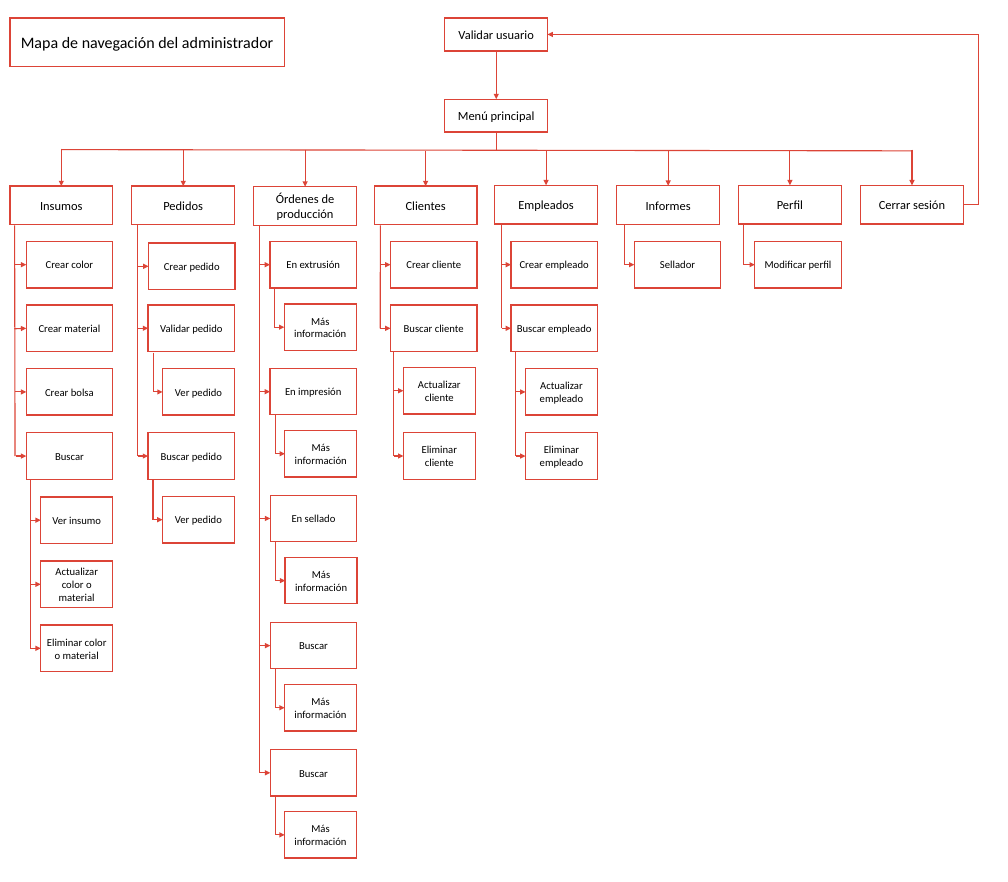
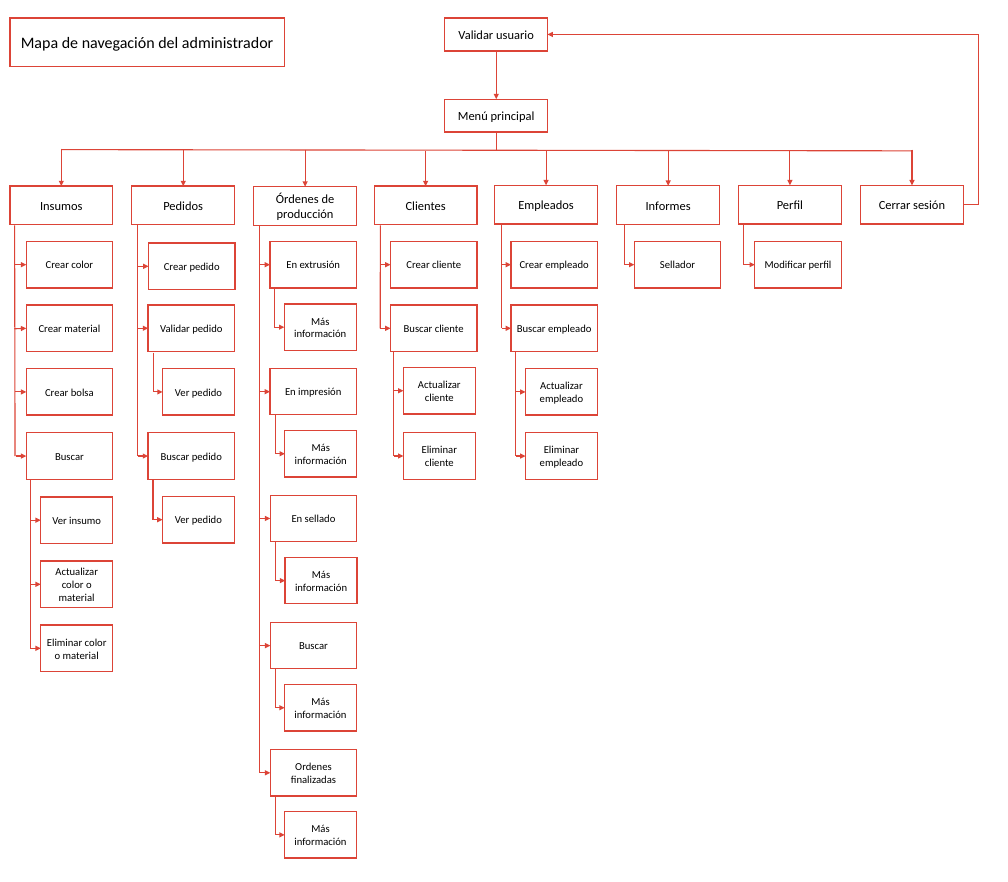
Before and after one commit to jpablo1012/actividas, a slide deck: slide 1 of Documentos/mapa navegacional.pptx. Drawn at 1008x882 pixels with LibreOffice and Linux fonts; fonts in the diff are those of the drawing. Boxes give left, top, right and bottom in pixels: in the first picture for what was removed or moved away, otherwise in the second. Text is boxed around its words. In the diff, an @@ line names an element or a change of style, - is before the commit and + after.

```diff
--- a/Documentos/mapa navegacional.pptx
+++ b/Documentos/mapa navegacional.pptx
@@ text in rectangle at <box>291,762,336,783</box>: text changed @@
-Buscar
+Ordenes finalizadas
```
Also in this commit, not shown: 18 other files.
